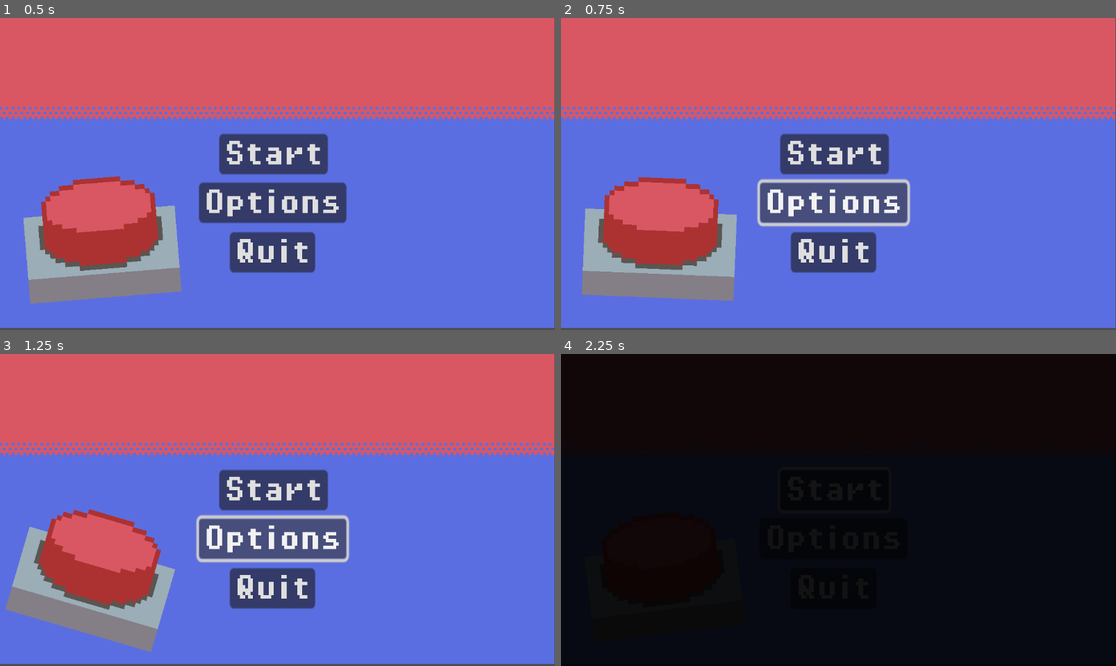
Above: before the commit, frames 1-4 (two rows, left to right).
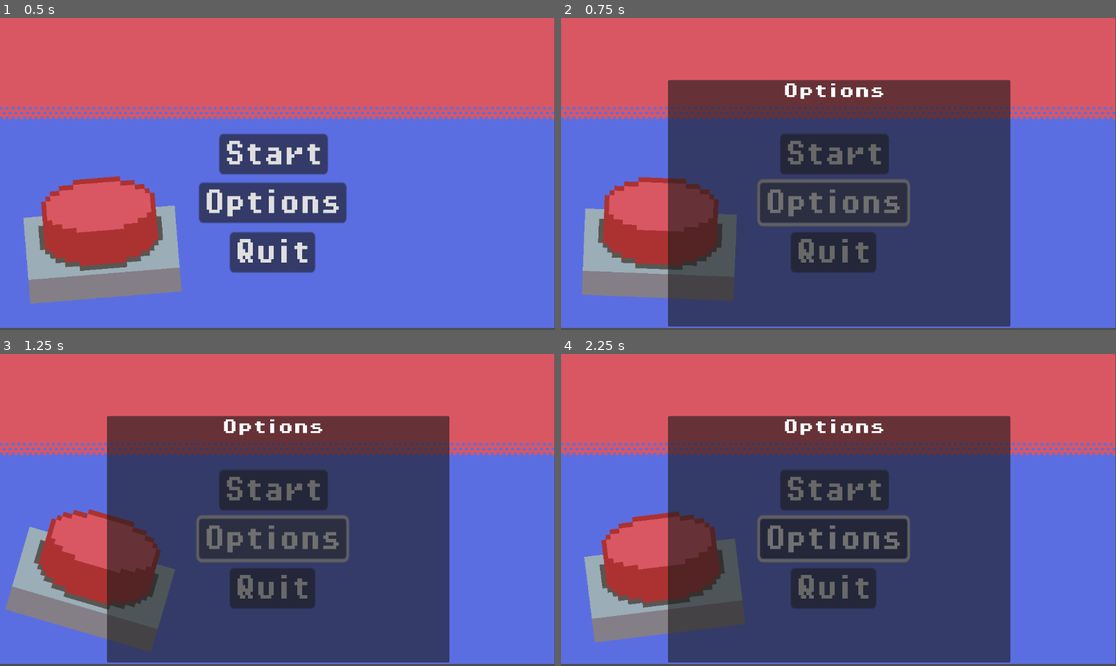
Above: after the commit, the same moments.

Repository: George101-dev/Click
Game: Godot game, scene res://main_menu.tscn
The game is run twice, just before and just after one commit, with the same random seed, the same clock (stepped at 60 frames per second) and the same inputs.
Inputs:
- Up to frame 1 (0.5 s): no input
- Up to frame 2 (0.75 s): click "Options" at 0.5 s
- Up to frame 3 (1.25 s): no input
- Up to frame 4 (2.25 s): click "Start" at 1.25 s; click "Start" at 2 s

Frame 1 is identical in both runs. In frame 2, 49% of the frame differs, in the area x 19-81%, y 19-99%; in frame 3, 49%; in frame 4, 100%, in the area x 0-100%, y 0-100%.

Commit message:
Update main_menu.gd

Diff:
--- a/main_menu.gd
+++ b/main_menu.gd
@@ -9,11 +9,8 @@
 	$Fade_transition/AnimationPlayer.play("fade_in")
 
 func _on_options_pressed() -> void:
-	#button_type = "options"
-	#$Fade_transition.show()
-	#$Fade_transition/Fade_Timer.start()
-	#$Fade_transition/AnimationPlayer.play("fade_in")
-	pass
+	$Panel.show()
+
 
 
 
